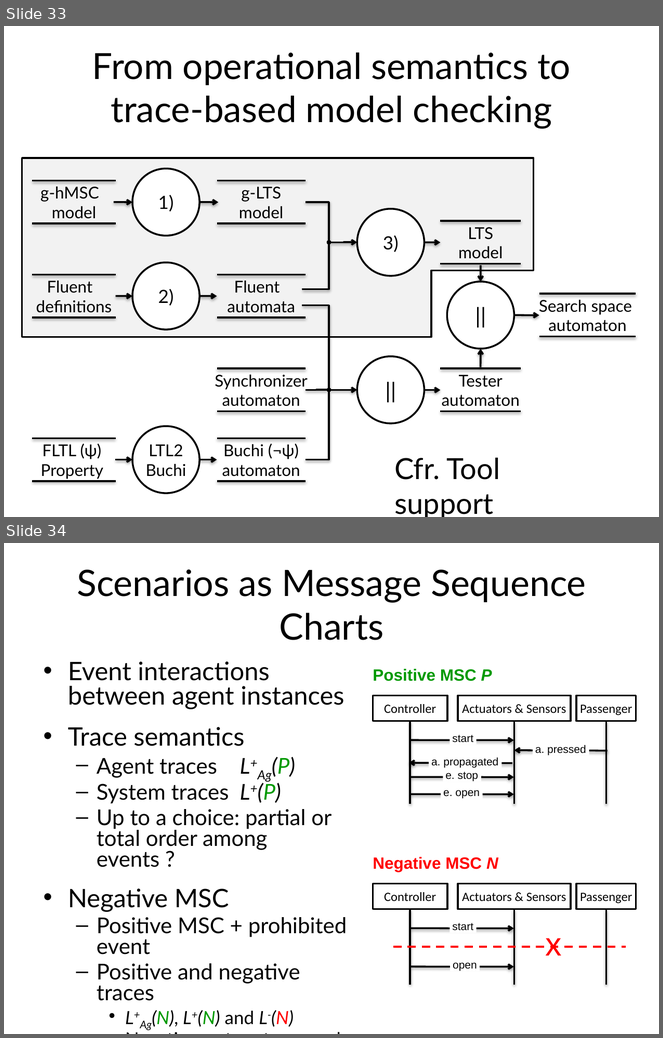
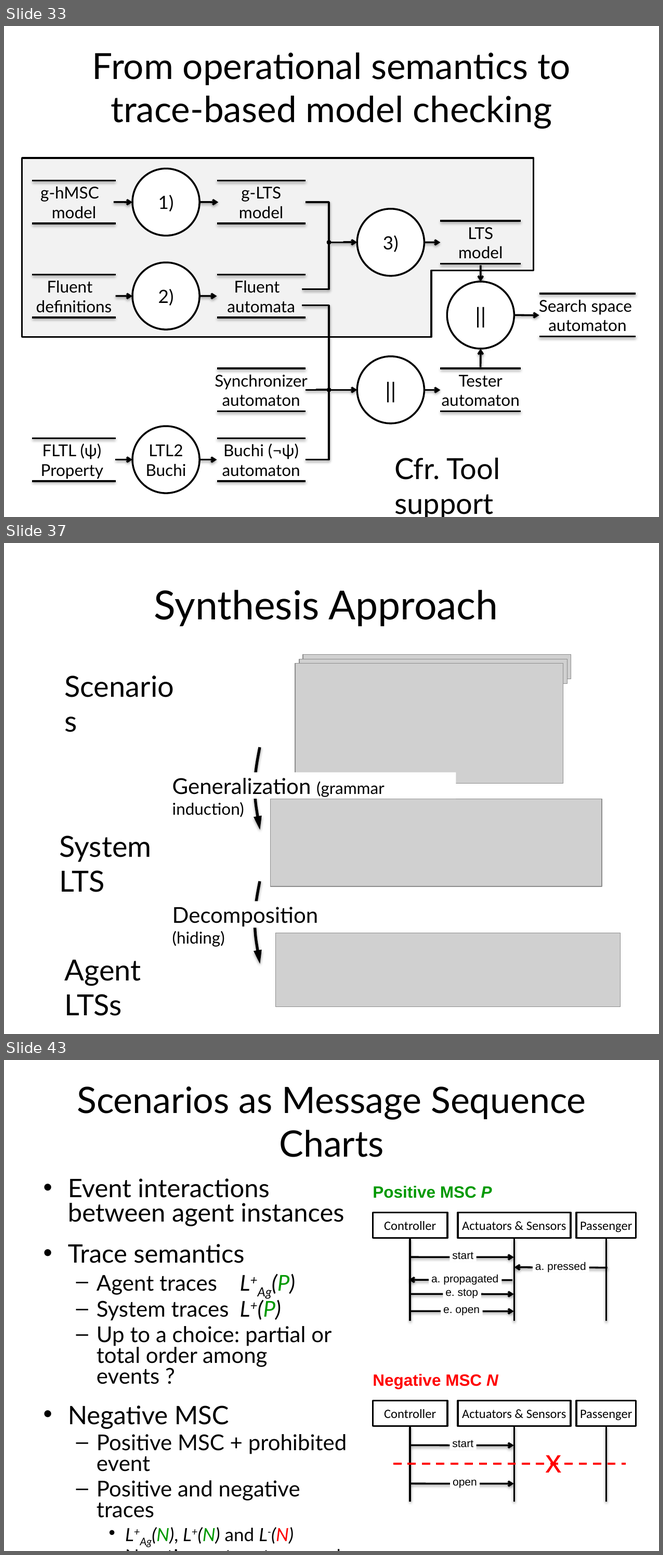
Before and after one commit to blambeau/phd, a slide deck: private-defense/slides.pptx. Shown one above the other, each under a label of ours: slides 33 and 34 before the commit, slides 33, 37 and 43 after it; the slides between them are not shown. The pictures are 663x1038 and 663x1555 pixels, drawn with LibreOffice and Linux fonts; fonts in the diff are those of the drawing; grey boxes stand for pictures. Boxes give left, top, right and bottom in pixels: in the first picture for what was removed or moved away, otherwise in the second. Text is boxed around its words. In the diff, an @@ line names an element or a change of style, - is before the commit and + after.

```diff
--- a/private-defense/slides.pptx
+++ b/private-defense/slides.pptx
@@ slide 37 added at (x1=4, y1=543, x2=659, y2=1034), background #FFFFFF @@
@@ title added at (x1=154, y1=590, x2=498, y2=626), 44 pt, text #000000 @@
+Synthesis Approach
@@ text added at (x1=59, y1=665, x2=183, y2=707), 32 pt, text #000000 @@
+Scenarios
@@ group added at (x1=172, y1=654, x2=621, y2=1007): 5 pictures, 2 freeform shapes, 1 text, 1 rectangle @@
+Decomposition (hiding)
+Generalization (grammar induction)
@@ text added at (x1=60, y1=836, x2=152, y2=892), 32 pt, text #000000 @@
+System LTS
@@ text added at (x1=65, y1=960, x2=141, y2=1016), 32 pt, text #000000 @@
+Agent LTSs
@@ what was slide 34 is now slide 43 @@
```
Also in this commit, not shown: 4 slides changed, 8 other slides added, 34 slides removed.
